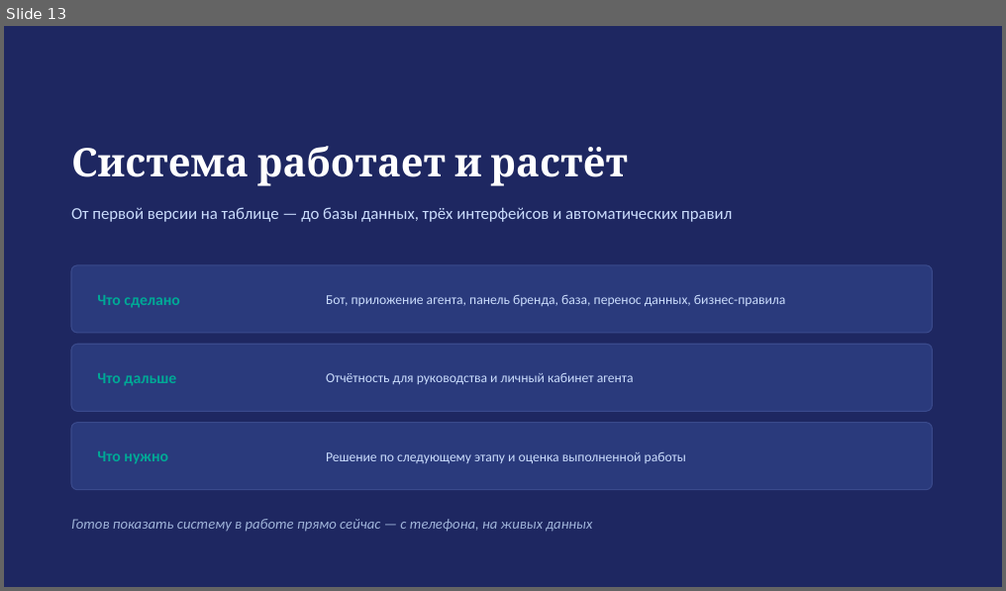
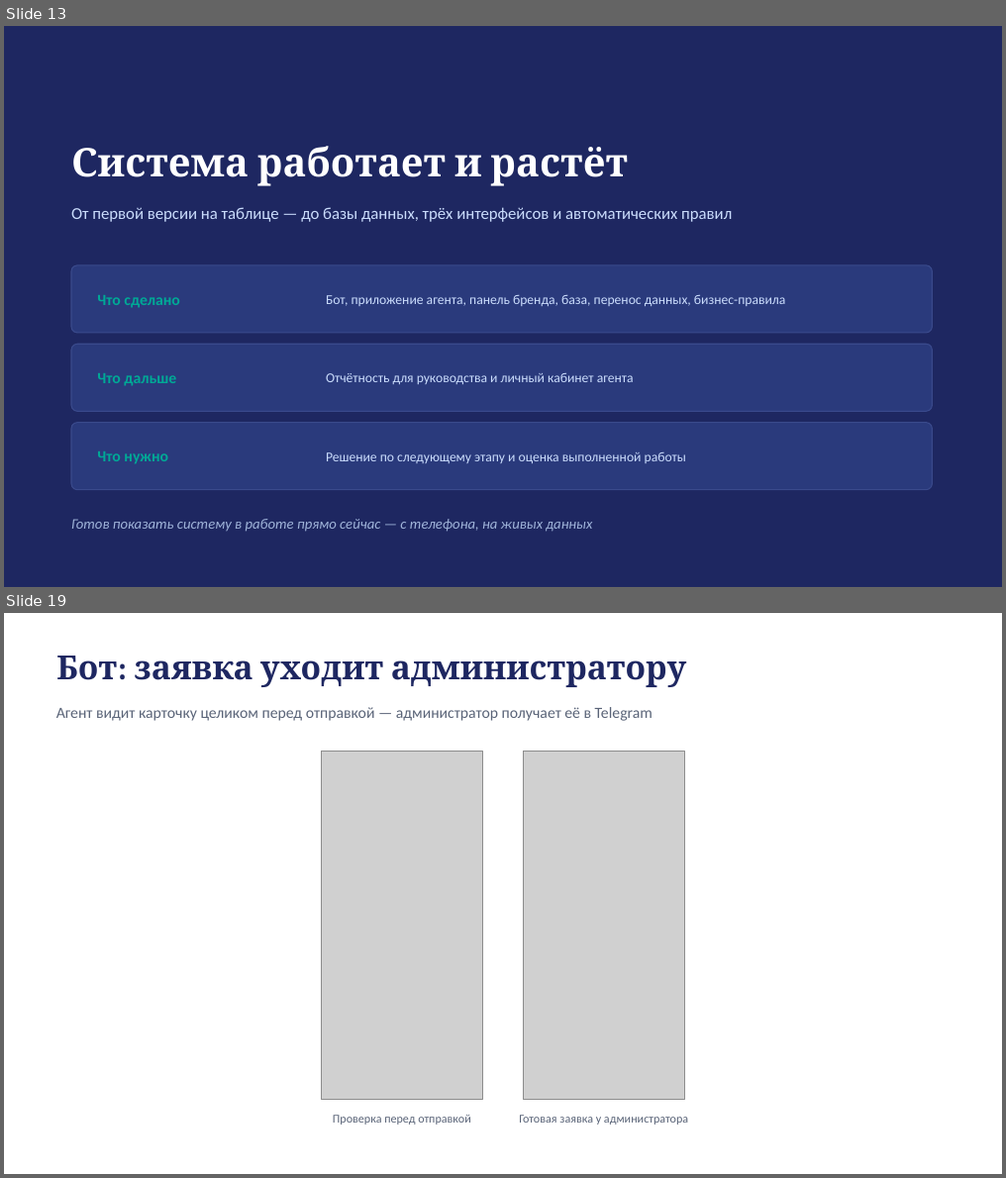
Before and after one commit to ozodbeklfc/telegram_bot, a slide deck: TelegramBot.pptx. Shown one above the other, each under a label of ours: slide 13 before the commit, slides 13 and 19 after it; the slides between them are not shown. The pictures are 1006x591 and 1006x1178 pixels, drawn with LibreOffice and Linux fonts; fonts in the diff are those of the drawing; grey boxes stand for pictures. Boxes give left, top, right and bottom in pixels: in the first picture for what was removed or moved away, otherwise in the second. Text is boxed around its words. In the diff, an @@ line names an element or a change of style, - is before the commit and + after.

```diff
--- a/TelegramBot.pptx
+++ b/TelegramBot.pptx
@@ slide 19 added at (x1=4, y1=613, x2=1002, y2=1174), background #FFFFFF @@
@@ text added at (x1=56, y1=656, x2=686, y2=687), 32 pt, text #1E2761, bold @@
+Бот: заявка уходит администратору
@@ text added at (x1=56, y1=707, x2=652, y2=721), 15 pt, text #5A6478 @@
+Агент видит карточку целиком перед отправкой — администратор получает её в Telegram
@@ picture added at (x1=322, y1=752, x2=482, y2=1100) @@
@@ picture added at (x1=524, y1=752, x2=684, y2=1100) @@
@@ text added at (x1=333, y1=1115, x2=471, y2=1125), 11.5 pt, text #5A6478 @@
+Проверка перед отправкой
@@ text added at (x1=519, y1=1115, x2=688, y2=1125), 11.5 pt, text #5A6478 @@
+Готовая заявка у администратора
```
Also in this commit, not shown: 8 other slides added, 9 other files.
